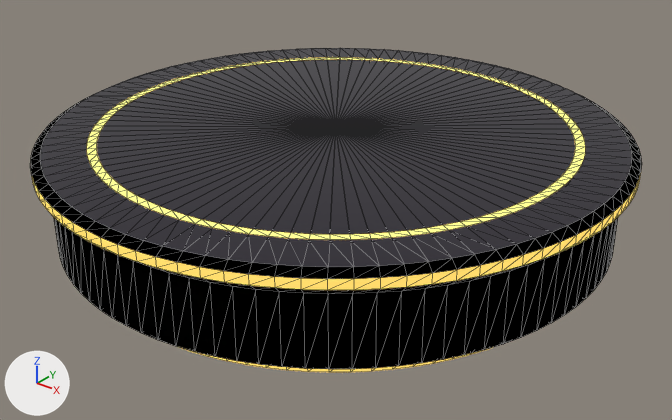
Renders of the glTF model podium_gold.glb from each side of a commit.
Both versions are drawn from a camera (50 mm lens) standing at (2.35, -2.93, 1.9) and looking at (0.04, -0.05, 0.11). The axes (+X, +Y, +Z) are drawn at lower left. The lights are the same throughout. The picture after the commit comes second. Mesh edges are drawn as thin lines.

Names of what the first picture shows: 'p0', 'p2', 'p3', 'p4', 'p5', 'p6', 'p7', 'p8'.
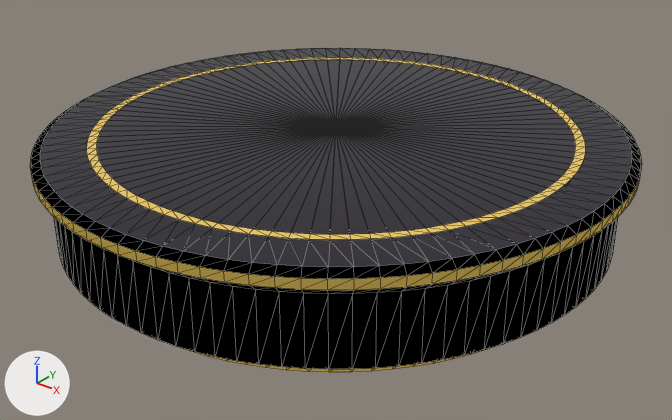
Location of each change, (x1, y1, x2, y2) in pixels of the pictures (672 x 420 px):
'p4', recoloured: (32, 177, 640, 290) in both
'p7', recoloured: (87, 57, 585, 240) in both
'p0', recoloured: (111, 187, 562, 372) in both

The edits, one by one:
Material 'led_gold' (mat_led_gold) changes colour from yellow #ffda6c to yellow #bc9f4d; in linear values from (1.0, 0.698, 0.149) to (0.502, 0.349, 0.0745).
In material 'led_gold' (mat_led_gold), emission_color goes from (1.0, 0.7, 0.15) (yellow #ffda6c) to (0.3, 0.21, 0.045) (yellow #957e3c).
